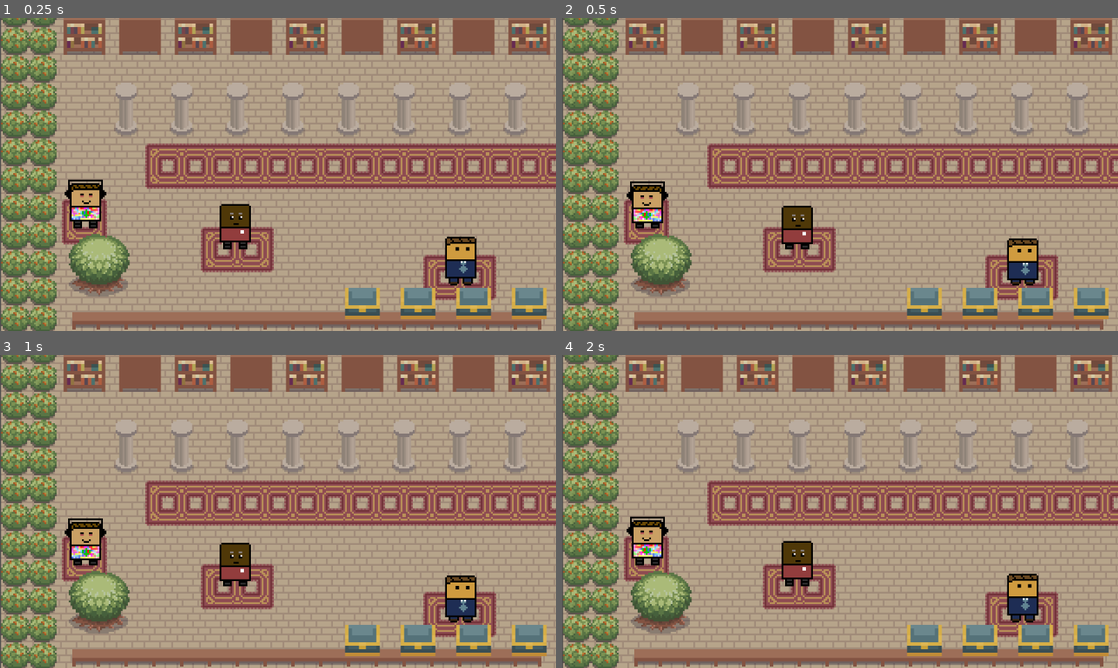
Above: before the commit, frames 1-4 (two rows, left to right).
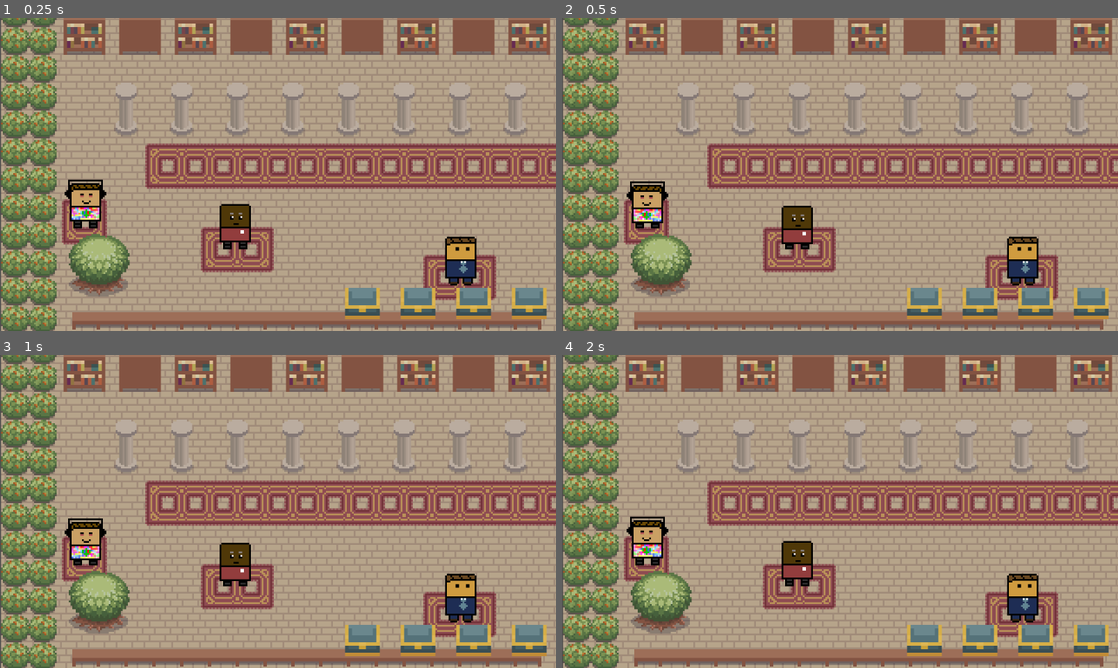
Above: after the commit, the same moments.

Repository: wanders00/WhispersInTheCourt
Game: Godot game, scene res://scenes/west_wing.tscn
Two runs of this game, one before a commit and one after it. Both use one fixed random seed, a clock stepped at 60 frames per second and the inputs below. This scene is started directly instead of the project's main scene.
Inputs:
- Up to frame 1 (0.25 s): no input
- Up to frame 2 (0.5 s): no input
- Up to frame 3 (1 s): hold D (player_right) from 0.53 s (still down)
- Up to frame 4 (2 s): tap Enter at 1.25 s; release D (player_right) at 1.28 s; hold S (player_down) from 1.28 s (still down)

Frame 1 is identical in both runs. In frame 2, 0.3% of the frame differs, in the area x 80-86%, y 69-84%; in frame 3, 0.3%; in frame 4, nothing differs.

Commit message:
Fix file management for west wing

Diff:
--- a/scenes/bald_body_2d.tscn
+++ b/scenes/bald_body_2d.tscn
@@ -1,6 +1,6 @@
 [gd_scene load_steps=6 format=3 uid="uid://7ma87c3d2sy0"]
 
-[ext_resource type="Script" path="res://scenes/bald_body_2d.gd" id="1_0bddn"]
+[ext_resource type="Script" path="res://scripts/bald_body_2d.gd" id="1_0bddn"]
 [ext_resource type="Texture2D" uid="uid://x7adg3sd10fw" path="res://assets/Top_Down_Kingdom_Tileset/Character/bald_aristocrat0.png" id="1_kwlje"]
 [ext_resource type="Texture2D" uid="uid://y6o5kkniwl2x" path="res://assets/Top_Down_Kingdom_Tileset/Character/bald_aristocrat1.png" id="2_am8pb"]
 
--- a/scenes/chill_body_2d.tscn
+++ b/scenes/chill_body_2d.tscn
@@ -1,6 +1,6 @@
 [gd_scene load_steps=8 format=3 uid="uid://hq7xx147ui3"]
 
-[ext_resource type="Script" path="res://scenes/chill_body_2d.gd" id="1_or0xj"]
+[ext_resource type="Script" path="res://scripts/chill_body_2d.gd" id="1_or0xj"]
 [ext_resource type="Texture2D" uid="uid://ccqy62k32mxg" path="res://assets/Top_Down_Kingdom_Tileset/Character/chill_dude0.png" id="1_ouf6f"]
 [ext_resource type="Texture2D" uid="uid://cwkb363l02xef" path="res://assets/Top_Down_Kingdom_Tileset/Character/chill_dude1.png" id="2_7n5mr"]
 [ext_resource type="Texture2D" uid="uid://3ut2ojc21dyt" path="res://assets/Top_Down_Kingdom_Tileset/Character/chill_dude2.png" id="3_bfoyt"]
--- a/scenes/west_wing.tscn
+++ b/scenes/west_wing.tscn
@@ -5,8 +5,8 @@
 [ext_resource type="Texture2D" uid="uid://cyromiqrl0tq4" path="res://assets/Top_Down_Kingdom_Tileset/Others/Garden.png" id="3_8lhw3"]
 [ext_resource type="PackedScene" uid="uid://c1lcrvp8go7qd" path="res://scenes/bro_body_2d.tscn" id="4_0ktet"]
 [ext_resource type="Texture2D" uid="uid://cmt5wj4myv5r6" path="res://assets/Top_Down_Kingdom_Tileset/Others/Tree.png" id="4_kkrcn"]
-[ext_resource type="Script" path="res://scenes/bro_body_2d.gd" id="5_ganx3"]
 [ext_resource type="PackedScene" uid="uid://hq7xx147ui3" path="res://scenes/chill_body_2d.tscn" id="6_fsway"]
+[ext_resource type="Script" path="res://scripts/bro_body_2d.gd" id="6_mdord"]
 [ext_resource type="PackedScene" uid="uid://7ma87c3d2sy0" path="res://scenes/bald_body_2d.tscn" id="7_tpdnw"]
 
 [sub_resource type="TileSetAtlasSource" id="TileSetAtlasSource_wdrjp"]
@@ -123,7 +123,7 @@
 z_index = 2
 texture_filter = 1
 position = Vector2(264.6, 150.6)
-script = ExtResource("5_ganx3")
+script = ExtResource("6_mdord")
 
 [node name="ChillBody2D" parent="." instance=ExtResource("6_fsway")]
 z_index = 1
--- /dev/null
+++ b/scripts/bro_body_2d.gd
@@ -0,0 +1,11 @@
+extends CharacterBody2D
+
+
+# Called when the node enters the scene tree for the first time.
+func _ready():
+	pass # Replace with function body.
+
+
+# Called every frame. 'delta' is the elapsed time since the previous frame.
+func _process(delta):
+	pass
Renamed: scenes/bro_body_2d.gd -> bro_body_2d.gd
Renamed: scenes/bald_body_2d.gd -> scripts/bald_body_2d.gd
Renamed: scenes/chill_body_2d.gd -> scripts/chill_body_2d.gd
